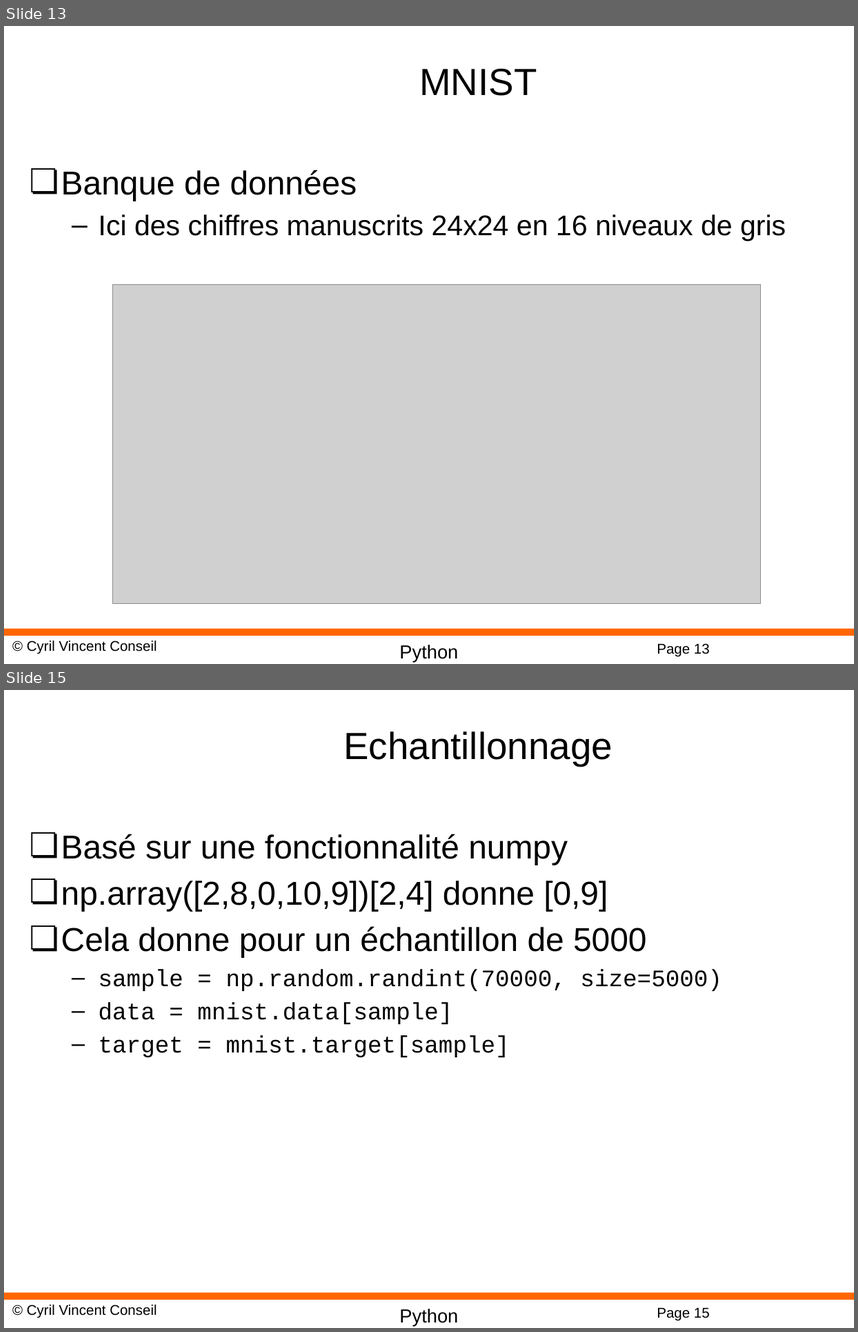
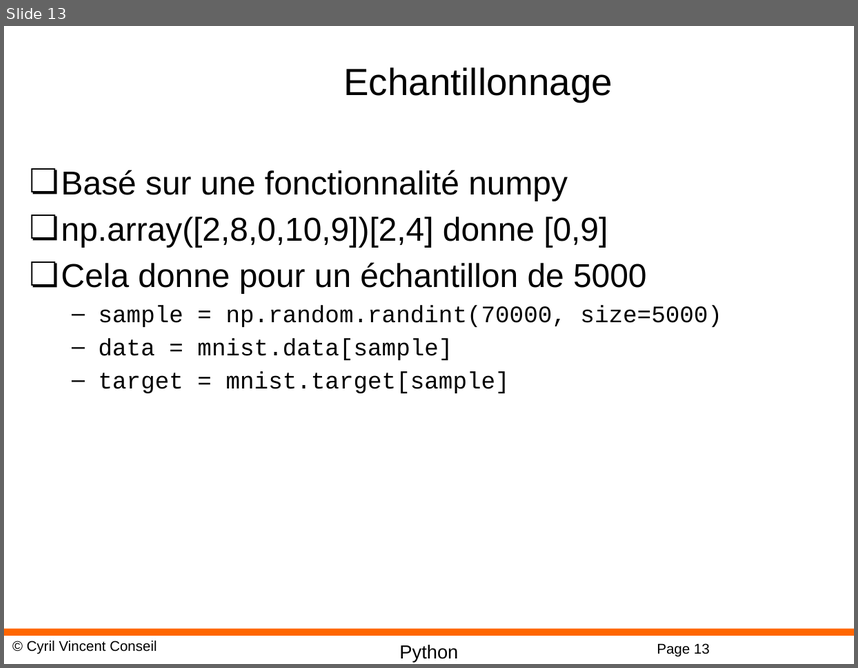
Before and after one commit to cyrilvincent/ML, a slide deck: PPT/MachineLearning13-ScikitLearn.pptx. Shown one above the other, each under a label of ours: slides 13 and 15 before the commit, slide 13 after it; the slides between them are not shown. The pictures are 858x1332 and 858x668 pixels, drawn with LibreOffice and Linux fonts; fonts in the diff are those of the drawing; grey boxes stand for pictures; background and template pictures are left out. Boxes give left, top, right and bottom in pixels: in the first picture for what was removed or moved away, otherwise in the second. Text is boxed around its words. In the diff, an @@ line names an element or a change of style, - is before the commit and + after.

```diff
--- a/PPT/MachineLearning13-ScikitLearn.pptx
+++ b/PPT/MachineLearning13-ScikitLearn.pptx
@@ slide 13 removed at bbox=[4, 26, 854, 664], background #FFFFFF; not listed: 4 template elements that a slide beside it also shows @@
@@ title removed at bbox=[419, 68, 537, 96] @@
-MNIST
@@ text removed at bbox=[61, 170, 786, 241] @@
-❏ Banque de données
-  – Ici des chiffres manuscrits 24x24 en 16 niveaux de gris
@@ picture removed at bbox=[113, 285, 760, 604] @@
@@ what was slide 15 is now slide 13 @@
@@ page number at bbox=[657, 643, 710, 657]: text changed @@
-Page 15
+Page 13
```
Also in this commit, not shown: 1 slide changed, 1 other slide removed, 19 other files.
